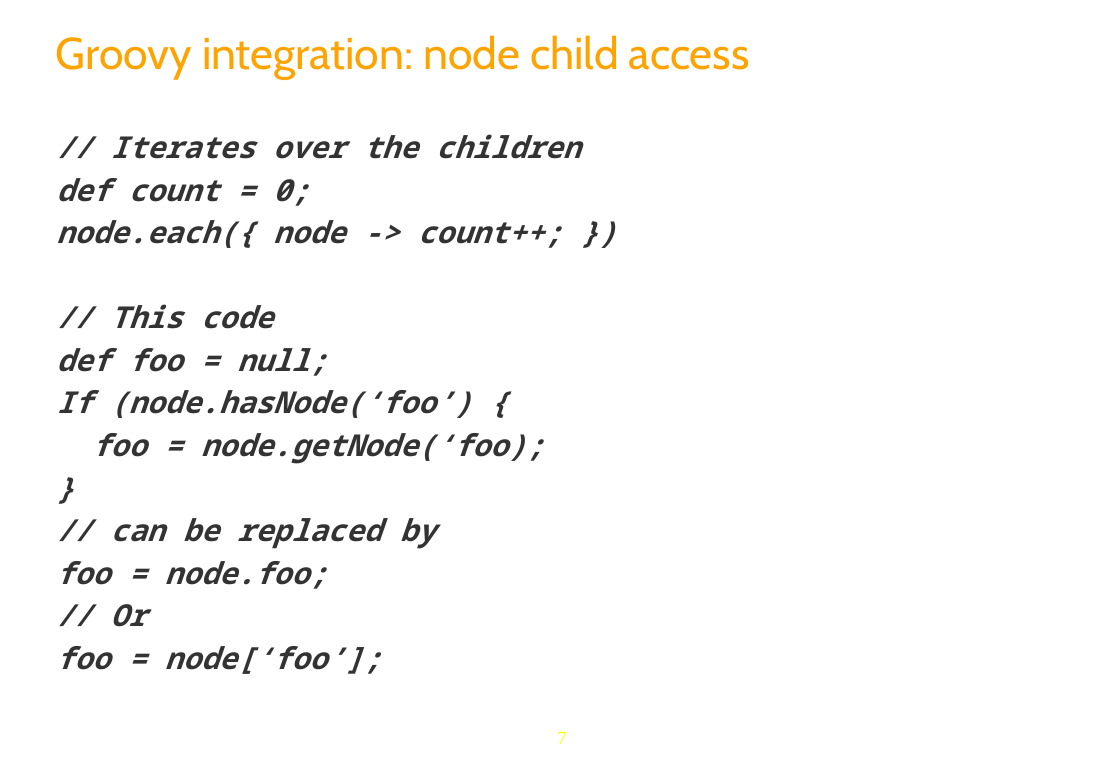
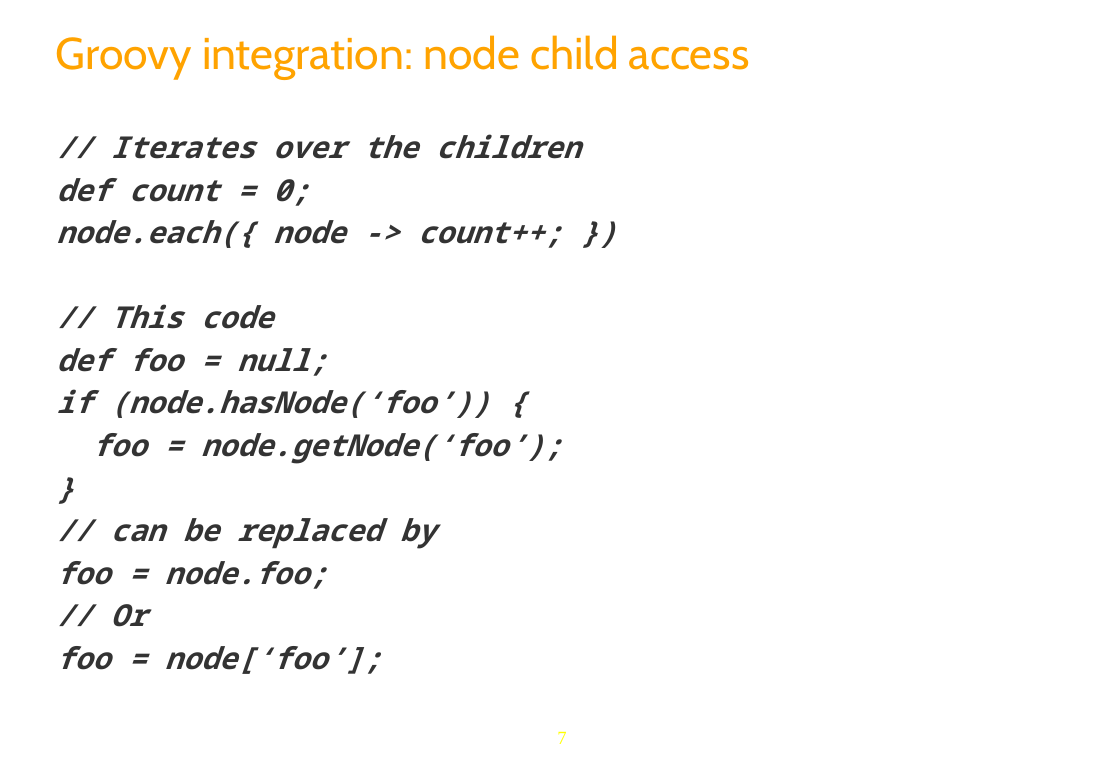
Before and after one commit to anhvurz90/training, a slide deck: slide 7 of exo-developer/420-crash/slides/420-CRaSH-XDev-en.pptx. Drawn at 1120x775 pixels with LibreOffice and Linux fonts; fonts in the diff are those of the drawing; background and template pictures are left out. Boxes give left, top, right and bottom in pixels: in the first picture for what was removed or moved away, otherwise in the second. Text is boxed around its words. In the diff, an @@ line names an element or a change of style, - is before the commit and + after.

```diff
--- a/exo-developer/420-crash/slides/420-CRaSH-XDev-en.pptx
+++ b/exo-developer/420-crash/slides/420-CRaSH-XDev-en.pptx
@@ text at (x1=56, y1=389, x2=563, y2=464): text changed @@
-If (node.hasNode(‘foo’) {
-foo = node.getNode(‘foo);
+if (node.hasNode(‘foo’)) {
+foo = node.getNode(‘foo’);
```
Also in this commit, not shown: 8 other slides changed, 10 slides added, 8 other files.
